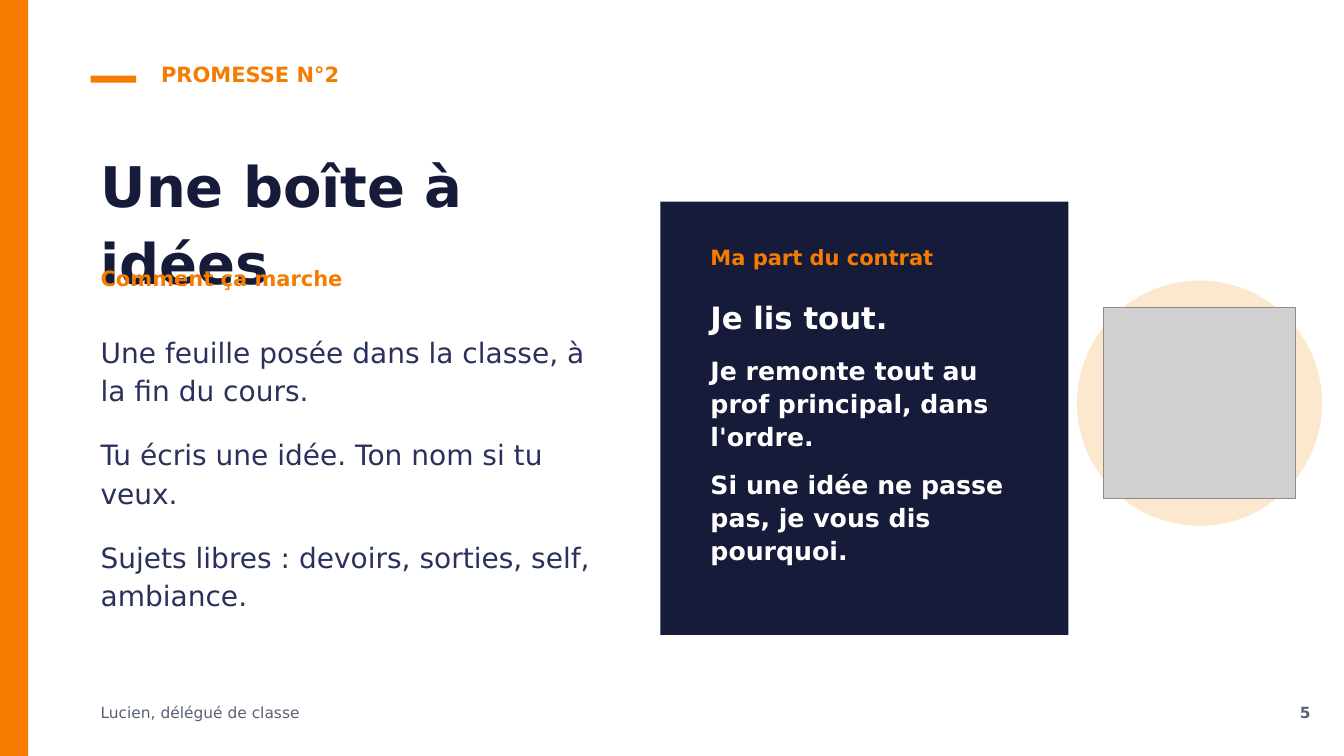
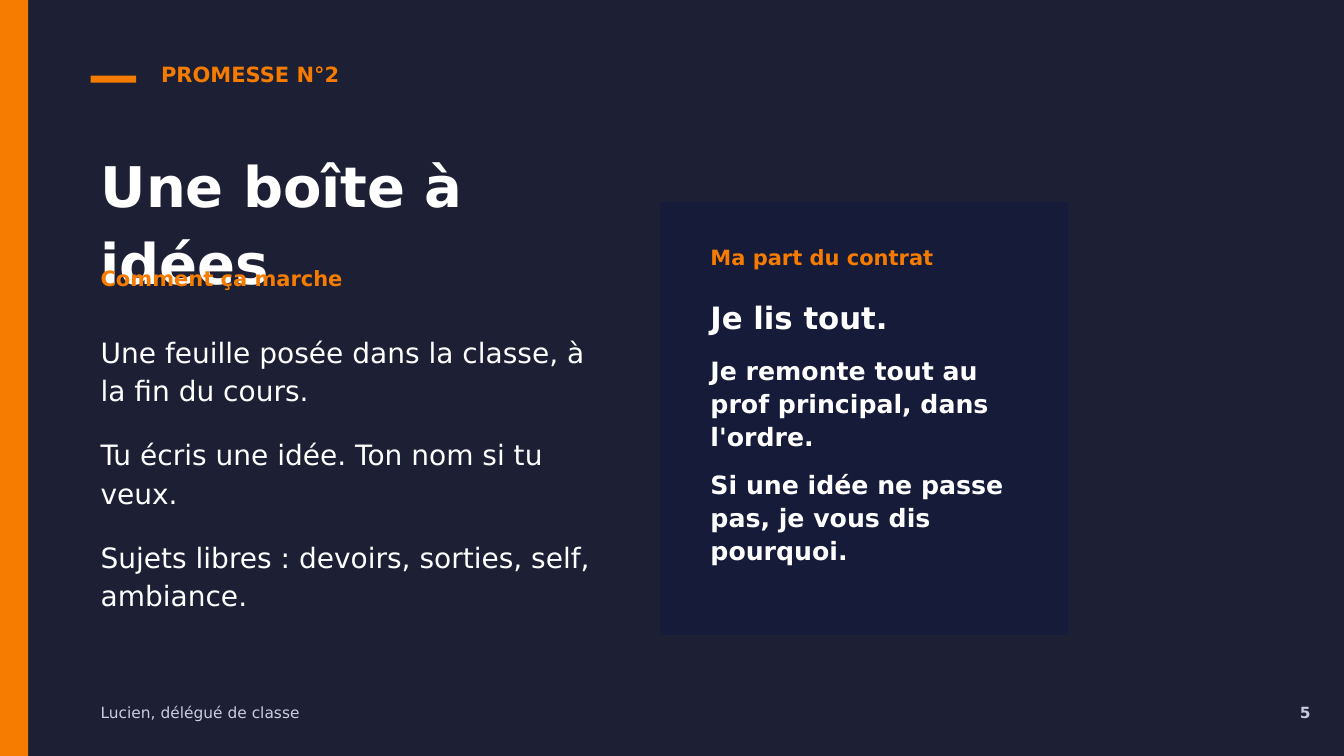
Before and after one commit to lucien-cmd/perso, a slide deck: slide 5 of campagne-delegue-lucien.pptx. Drawn at 1344x756 pixels with LibreOffice and Linux fonts; fonts in the diff are those of the drawing; grey boxes stand for pictures; background and template pictures are left out; a plain dark background stands for a picture behind light text. Boxes give left, top, right and bottom in pixels: in the first picture for what was removed or moved away, otherwise in the second. Text is boxed around its words. In the diff, an @@ line names an element or a change of style, - is before the commit and + after.

```diff
--- a/campagne-delegue-lucien.pptx
+++ b/campagne-delegue-lucien.pptx
@@ background #FFFFFF to picture (left out) @@
@@ rectangle added at (0, 0, 1344, 756), fill #161B3A at 66% opacity @@
@@ text "Une boîte à idées" at (101, 162, 463, 290): text colour #161B3A to #FFFFFF @@
@@ ellipse removed at (1077, 280, 1322, 525) @@
@@ picture removed at (1104, 308, 1296, 499) @@
@@ text at (101, 340, 589, 607): text colour #2A315C to #FFFFFF in "Une feuille posée dans la classe, à ...", "Tu écris une idée. Ton nom si ...", "Sujets libres : devoirs, sorties, self, ambiance." @@
@@ text "Lucien, délégué de classe" at (101, 705, 300, 721): text colour #5A607A to #C9CDDE @@
@@ text "5" at (1300, 707, 1311, 718): text colour #5A607A to #C9CDDE @@
```
Also in this commit, not shown: 7 other slides changed, 1 other file.
